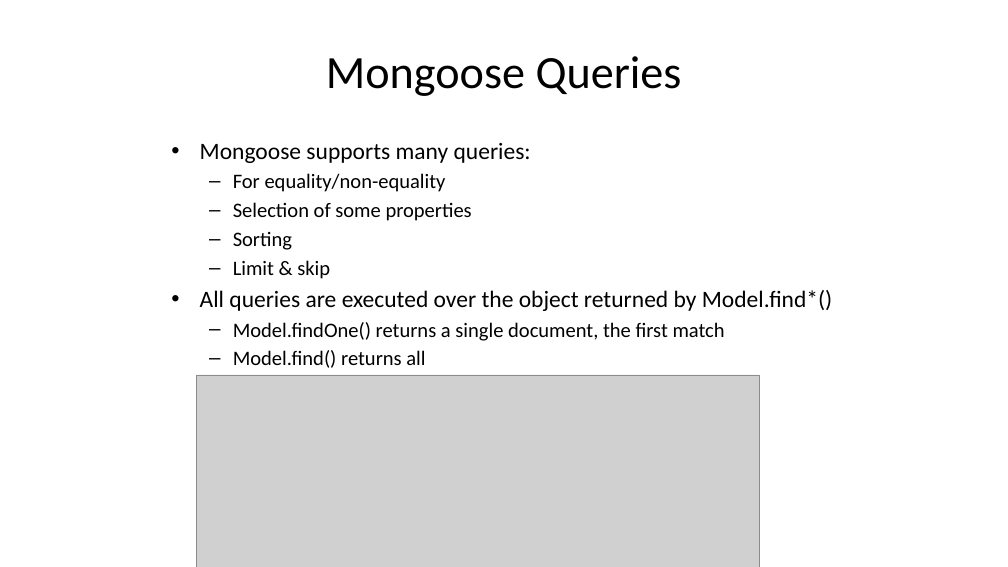
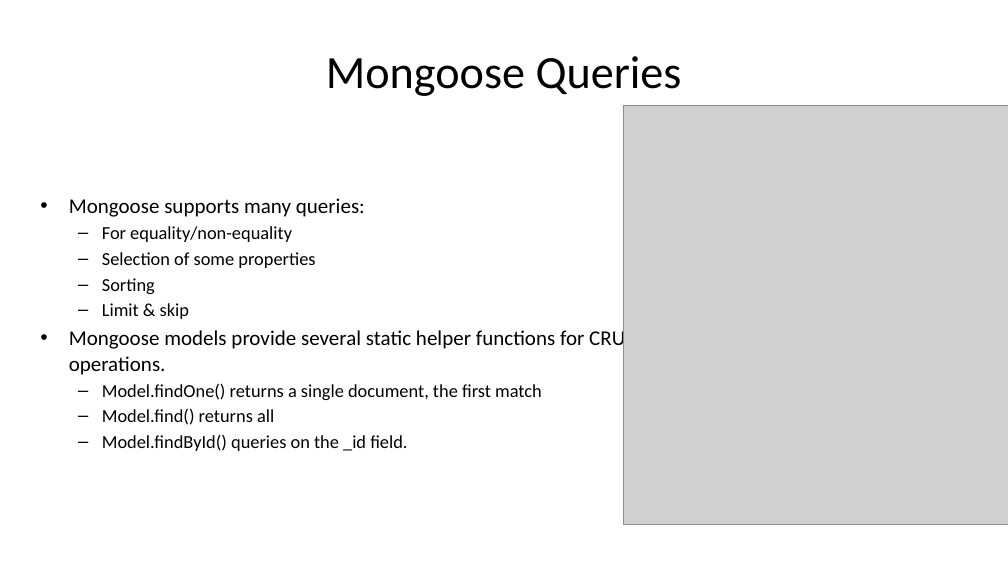
Before and after one commit to diarmuidoconnor/wad2, a slide deck: slide 31 of topic09/talk-0/mongoDB-2020.pptx. Drawn at 1008x567 pixels with LibreOffice and Linux fonts; fonts in the diff are those of the drawing; grey boxes stand for pictures. Boxes give left, top, right and bottom in pixels: in the first picture for what was removed or moved away, otherwise in the second. Text is boxed around its words. In the diff, an @@ line names an element or a change of style, - is before the commit and + after.

```diff
--- a/topic09/talk-0/mongoDB-2020.pptx
+++ b/topic09/talk-0/mongoDB-2020.pptx
@@ picture added at (624, 106, 1008, 524) @@
@@ text "Mongoose supports many queries:": place and size @@
-text "Mongoose supports many queries:" at (200, 143, 833, 400)
+text "Mongoose supports many queries:" at (69, 198, 638, 451)
@@ text at (69, 198, 542, 451): size 22.4 to 20 pt in "Mongoose supports many queries:"; size 19.6 to 17.5 pt in "For equality/non-equality", "Selection of some properties", "Sorting", "Limit & skip" and 3 more places @@
@@ text at (69, 328, 638, 375): text changed; size 22.4 to 20 pt @@
-• All queries are executed over the object returned by Model.find*()
+• Mongoose models provide several static helper functions for CRUD operations.
@@ picture removed at (197, 375, 760, 567) @@
```
Also in this commit, not shown: 12 other slides changed, 2 slides added, 3 slides removed, 23 other files.
